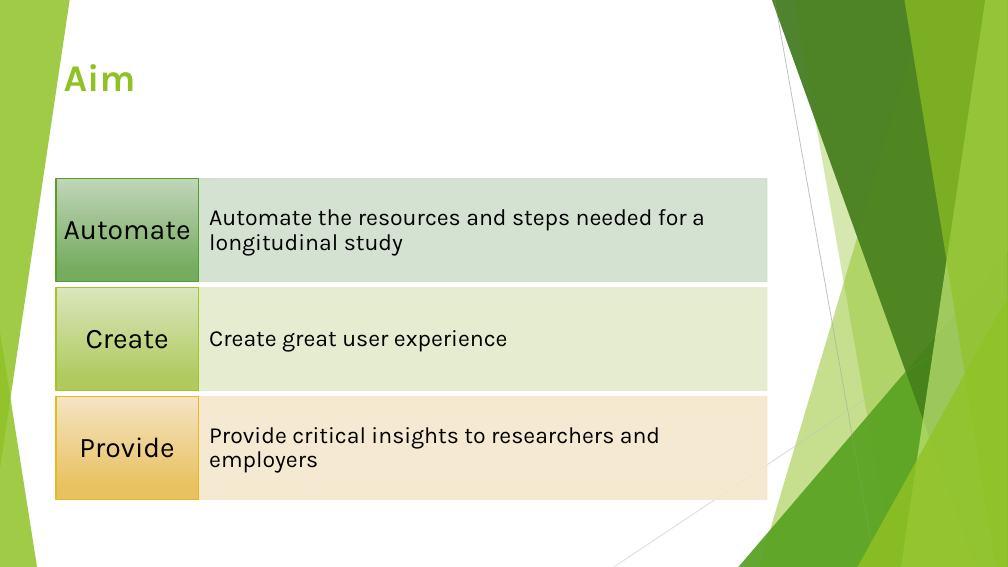
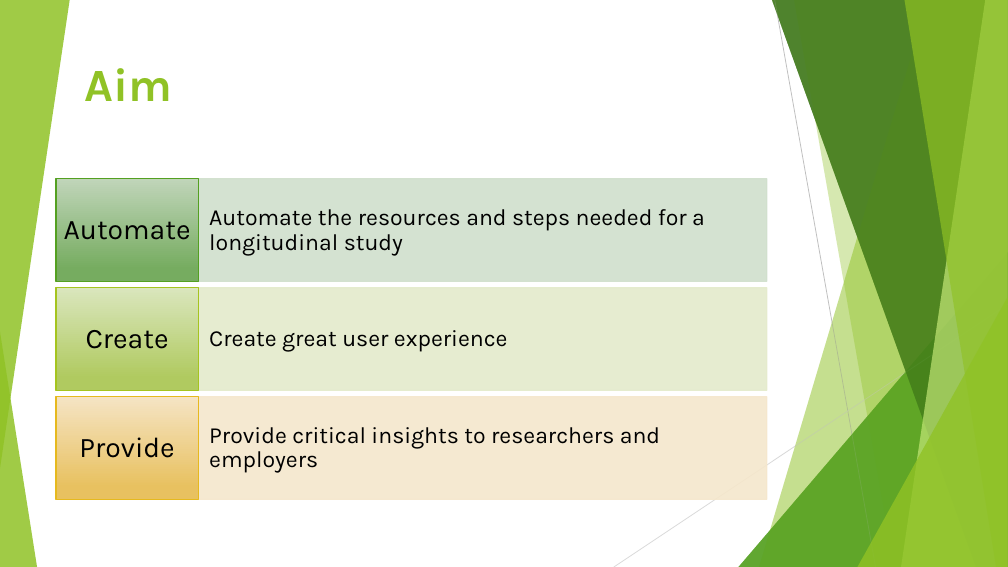
Before and after one commit to London18/team-21, a slide deck: slide 2 of resources/Code for Good - Presentation.pptx. Drawn at 1008x567 pixels with LibreOffice and Linux fonts; fonts in the diff are those of the drawing. Boxes give left, top, right and bottom in pixels: in the first picture for what was removed or moved away, otherwise in the second. Text is boxed around its words. In the diff, an @@ line names an element or a change of style, - is before the commit and + after.

```diff
--- a/resources/Code for Good - Presentation.pptx
+++ b/resources/Code for Good - Presentation.pptx
@@ text "Aim": place and size @@
-text "Aim" at [64,64,136,91]
+text "Aim" at [84,68,172,101]
@@ text "Aim" at [84,68,172,101]: size 36 to 44 pt @@
```
Also in this commit, not shown: 2 other slides changed, 1 slide added.
